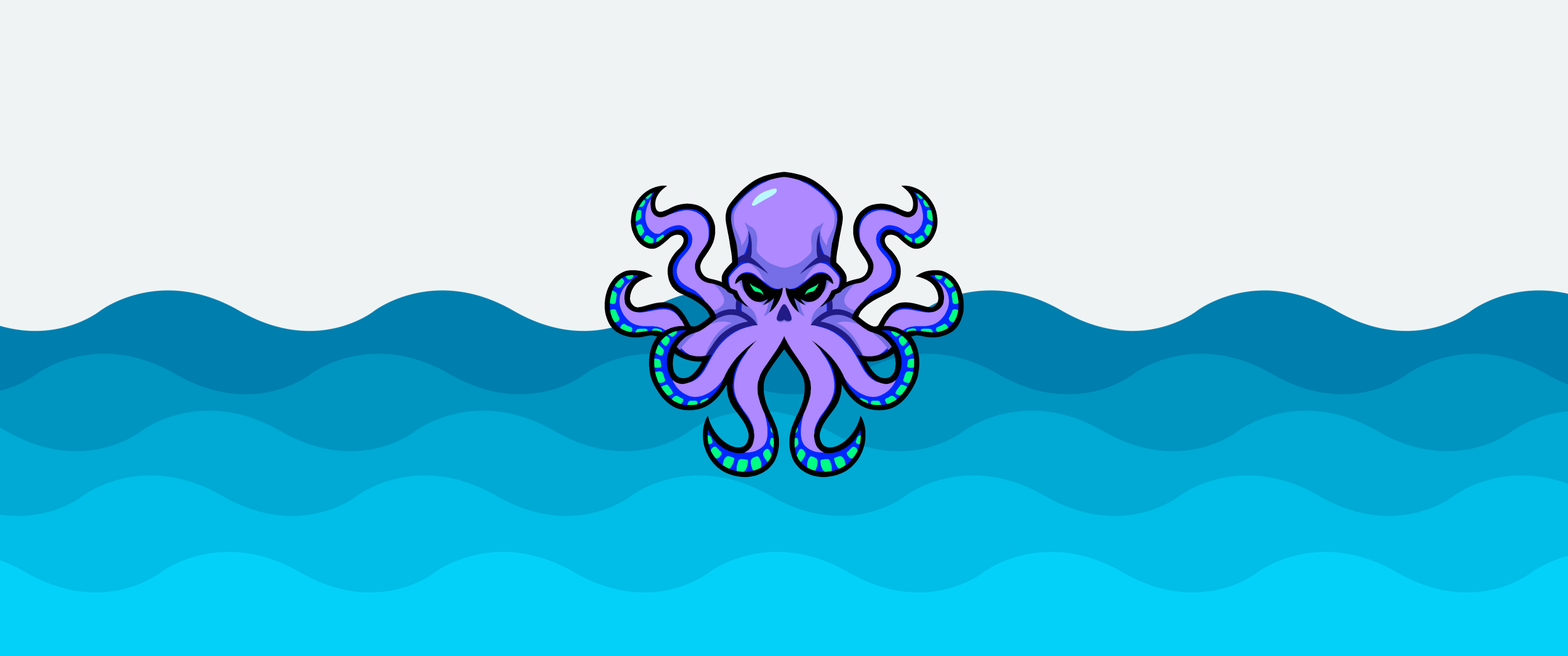
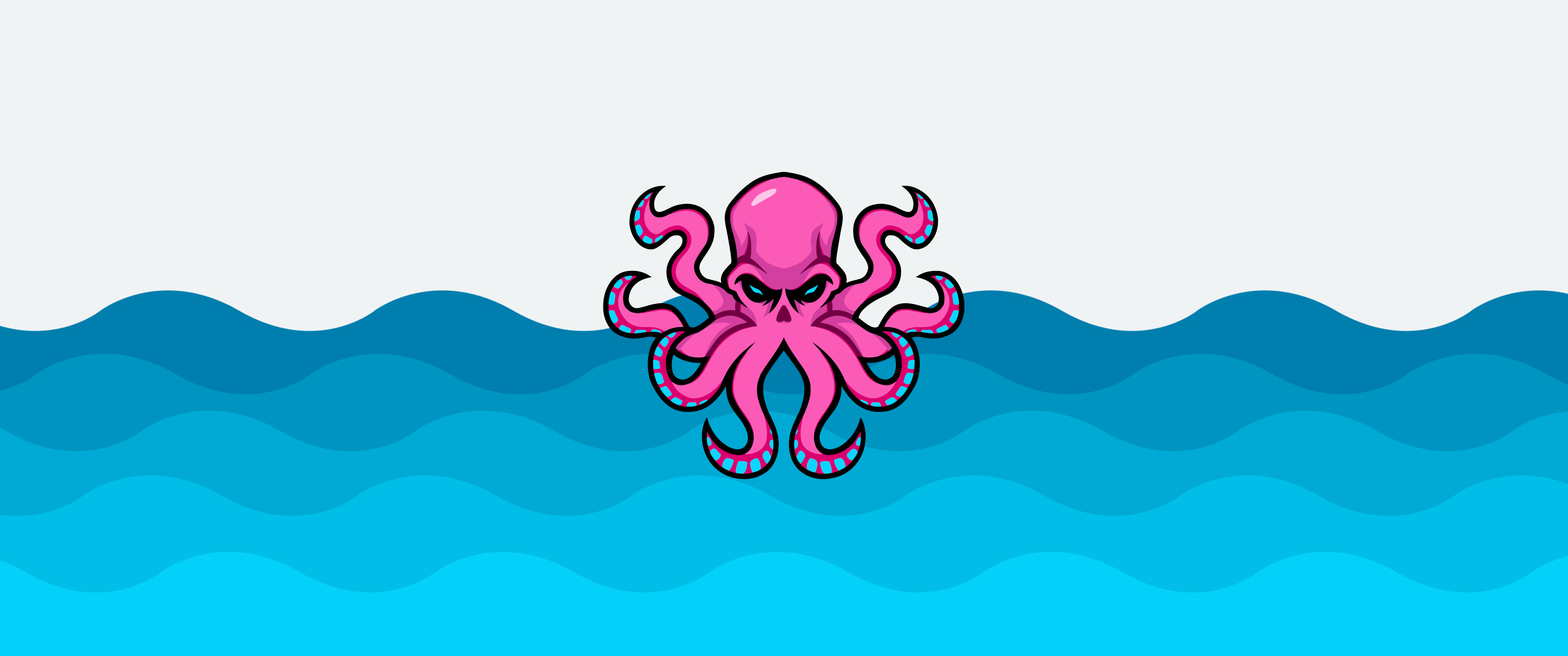
The second 1568 x 656 image is a revision of the first. Changes to its layers:
painted on "Logo" over box(603, 171, 965, 480)